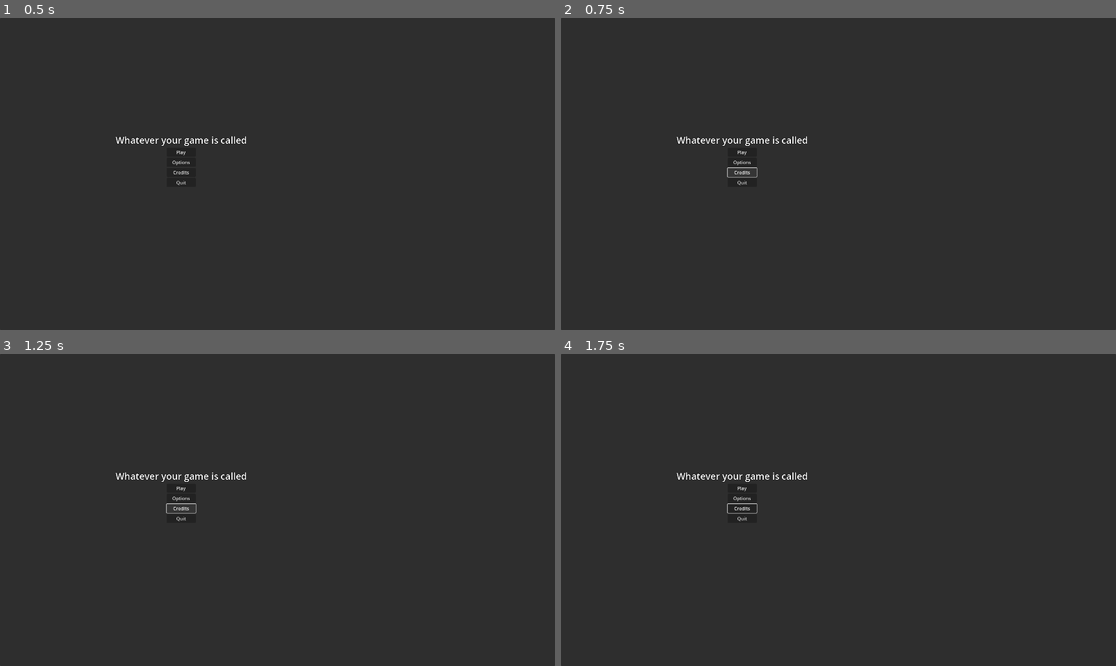
Above: before the commit, frames 1-4 (two rows, left to right).
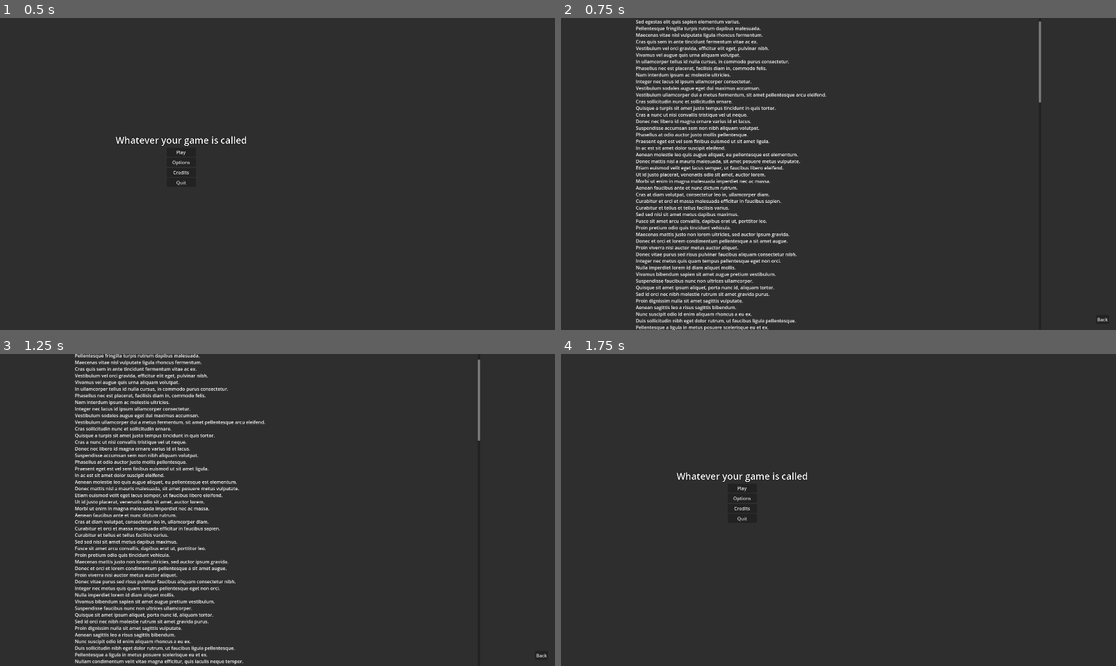
Above: after the commit, the same moments.

Repository: Nazsgull/FPS_Godot
Game: Godot game, scene res://scenes/UI/main_menu.tscn
Two runs of this game, one before a commit and one after it. Both use one fixed random seed, a clock stepped at 60 frames per second and the inputs below. A sky picture missing from this copy of the repository is replaced by a grey-blue gradient.
Inputs (mouse positions are in pixels of both pictures, inside the frame that each line leads up to):
- Up to frame 1 (0.5 s): no input
- Up to frame 2 (0.75 s): click "Credits" at 0.5 s
- Up to frame 3 (1.25 s): no input
- Up to frame 4 (1.75 s): click (1104, 656) at 1.25 s, where only the run after the commit has a clickable "Back"

Frame 1 is identical in both runs. In frame 2, 8.0% of the frame differs, in the area x 13-99%, y 0-100%; in frame 3, 8.0%; in frame 4, less than 0.1%.

Commit message:
Añade menú de créditos
UI de créditos de texto enriquecido con autoscroll que se desactiva al usar la rueda del ratón.

Diff:
--- /dev/null
+++ b/scenes/UI/credits.gd
@@ -0,0 +1,21 @@
+extends Control
+@onready var scroll_cont = $Panel/ScrollContainer
+var is_scroll_enabled = true
+var main_menu : Panel
+
+func handle_inputs() -> void:
+	if Input.is_action_just_pressed("tool_next") or Input.is_action_just_pressed("tool_prev"):
+		is_scroll_enabled = false
+
+
+func autoscroll():
+	scroll_cont.scroll_vertical = scroll_cont.scroll_vertical+1
+
+func handle_back():
+	self.hide()
+	main_menu.show()
+
+func _process(delta):
+	handle_inputs()
+	if is_scroll_enabled:
+		autoscroll()
--- /dev/null
+++ b/scenes/UI/credits.tscn
@@ -0,0 +1,242 @@
+[gd_scene load_steps=2 format=3 uid="uid://cyb6vrmfk70r7"]
+
+[ext_resource type="Script" path="res://scenes/UI/credits.gd" id="1_3v1m8"]
+
+[node name="Credits" type="Control"]
+layout_mode = 3
+anchors_preset = 15
+anchor_right = 1.0
+anchor_bottom = 1.0
+grow_horizontal = 2
+grow_vertical = 2
+script = ExtResource("1_3v1m8")
+
+[node name="Panel" type="Panel" parent="."]
+layout_mode = 1
+anchors_preset = 15
+anchor_right = 1.0
+anchor_bottom = 1.0
+grow_horizontal = 2
+grow_vertical = 2
+
+[node name="ScrollContainer" type="ScrollContainer" parent="Panel"]
+layout_mode = 1
+anchors_preset = 13
+anchor_left = 0.5
+anchor_right = 0.5
+anchor_bottom = 1.0
+offset_left = -701.0
+offset_right = 701.0
+grow_horizontal = 2
+grow_vertical = 2
+
+[node name="VBoxContainer" type="VBoxContainer" parent="Panel/ScrollContainer"]
+layout_mode = 2
+
+[node name="RichTextLabel" type="RichTextLabel" parent="Panel/ScrollContainer/VBoxContainer"]
+layout_mode = 2
+text = "Lorem ipsum dolor sit amet, consectetur adipiscing elit.
+Aliquam maximus sapien a erat finibus porttitor.
+Sed egestas elit quis sapien elementum varius.
+Pellentesque fringilla turpis rutrum dapibus malesuada.
+Maecenas vitae nisl vulputate ligula rhoncus fermentum.
+Cras quis sem in ante tincidunt fermentum vitae ac ex.
+Vestibulum vel orci gravida, efficitur elit eget, pulvinar nibh.
+Vivamus vel augue quis urna aliquam volutpat.
+In ullamcorper tellus id nulla cursus, in commodo purus consectetur.
+Phasellus nec est placerat, facilisis diam in, commodo felis.
+Nam interdum ipsum ac molestie ultricies.
+Integer nec lacus id ipsum ullamcorper consectetur.
+Vestibulum sodales augue eget dui maximus accumsan.
+Vestibulum ullamcorper dui a metus fermentum, sit amet pellentesque arcu eleifend.
+Cras sollicitudin nunc et sollicitudin ornare.
+Quisque a turpis sit amet justo tempus tincidunt in quis tortor.
+Cras a nunc ut nisi convallis tristique vel ut neque.
+Donec nec libero id magna ornare varius id et lacus.
+Suspendisse accumsan sem non nibh aliquam volutpat.
+Phasellus at odio auctor justo mollis pellentesque.
+Praesent eget est vel sem finibus euismod ut sit amet ligula.
+In ac est sit amet dolor suscipit eleifend.
+Aenean molestie leo quis augue aliquet, eu pellentesque est elementum.
+Donec mattis nisl a mauris malesuada, sit amet posuere metus vulputate.
+Etiam euismod velit eget lacus semper, ut faucibus libero eleifend.
+Ut id justo placerat, venenatis odio sit amet, auctor lorem.
+Morbi ut enim in magna malesuada imperdiet nec ac massa.
+Aenean faucibus ante et nunc dictum rutrum.
+Cras at diam volutpat, consectetur leo in, ullamcorper diam.
+Curabitur et orci et massa malesuada efficitur in faucibus sapien.
+Curabitur et tellus et tellus facilisis varius.
+Sed sed nisi sit amet metus dapibus maximus.
+Fusce sit amet arcu convallis, dapibus erat ut, porttitor leo.
+Proin pretium odio quis tincidunt vehicula.
+Maecenas mattis justo non lorem ultricies, sed auctor ipsum gravida.
+Donec et orci et lorem condimentum pellentesque a sit amet augue.
+Proin viverra nisi auctor metus auctor aliquet.
+Donec vitae purus sed risus pulvinar faucibus aliquam consectetur nibh.
+Integer nec metus quis quam tempus pellentesque eget non orci.
+Nulla imperdiet lorem id diam aliquet mollis.
+Vivamus bibendum sapien sit amet augue pretium vestibulum.
+Suspendisse faucibus nunc non ultrices ullamcorper.
+Quisque sit amet ipsum aliquet, porta nunc id, aliquam tortor.
+Sed id orci nec nibh molestie rutrum sit amet gravida purus.
+Proin dignissim nulla sit amet sagittis vulputate.
+Aenean sagittis leo a risus sagittis bibendum.
+Nunc suscipit odio id enim aliquam rhoncus a eu ex.
+Duis sollicitudin nibh eget dolor rutrum, ut faucibus ligula pellentesque.
+Pellentesque a ligula in metus posuere scelerisque eu et ex.
+Nullam condimentum velit vitae magna efficitur, quis iaculis neque tempor.
+Suspendisse lobortis sapien eget posuere dignissim.
+Nulla a quam et velit hendrerit euismod vitae a ex.
+Ut quis augue a nulla finibus mattis.
+Vestibulum nec augue nec arcu porttitor tincidunt vitae non urna.
+Etiam ornare libero quis faucibus euismod.
+Vestibulum pharetra erat in odio mollis porta.
+Suspendisse et justo sed mauris tempus aliquet.
+In faucibus magna et accumsan malesuada.
+Duis ac velit commodo, accumsan dui quis, porttitor neque.
+Quisque ut tellus a urna accumsan scelerisque malesuada eget neque.
+Duis sed nibh euismod, sollicitudin sapien sit amet, sodales risus.
+Vestibulum dignissim odio vel nulla consequat, eu placerat tellus commodo.
+Nunc dictum erat vitae diam varius, at euismod tortor dictum.
+Nulla feugiat eros ac velit rhoncus pharetra.
+Pellentesque sed massa laoreet, scelerisque neque sit amet, dictum ligula.
+Aenean quis tortor aliquet, bibendum mauris ac, rutrum erat.
+Aenean fermentum eros vel iaculis luctus.
+Curabitur consequat metus vitae nibh convallis bibendum.
+Maecenas congue quam sed nisi mattis laoreet.
+Vestibulum eget massa at diam porttitor mollis.
+Aenean ullamcorper orci ac consectetur scelerisque.
+Sed tristique nisl ut justo semper tempor.
+Sed laoreet est et velit posuere placerat.
+Donec tincidunt dolor sit amet odio varius feugiat.
+Nulla non massa suscipit, tincidunt diam nec, eleifend orci.
+Cras efficitur lectus eget bibendum tempus.
+Fusce eu dui ut magna aliquet volutpat eu vel velit.
+Cras vitae erat ut ex dignissim hendrerit.
+Donec a leo maximus, finibus sem nec, placerat risus.
+Sed tempor enim et pulvinar congue.
+Etiam efficitur libero in elit porta, vitae vehicula felis lacinia.
+Donec ut neque vel diam malesuada pulvinar sit amet nec eros.
+Quisque elementum magna nec sollicitudin laoreet.
+Proin dignissim enim ac neque iaculis, nec porta tellus varius.
+Morbi eu urna at nibh fringilla ultrices vel sit amet lacus.
+Proin venenatis arcu ac hendrerit ullamcorper.
+Sed commodo metus eu lacus luctus, et finibus massa dignissim.
+Suspendisse placerat sapien id lectus tincidunt vestibulum.
+Nullam finibus mi eget eros dictum tempor.
+Ut interdum ex in arcu malesuada placerat.
+Proin eget sapien nec metus sagittis faucibus quis quis enim.
+Morbi sit amet turpis et massa mollis auctor sit amet et lorem.
+Duis quis nisi vel ipsum varius posuere.
+Cras nec elit quis tellus hendrerit ultricies.
+Vestibulum ornare risus vel pharetra laoreet.
+Donec quis nunc tristique, volutpat urna id, ullamcorper lectus.
+Cras laoreet eros a lacus iaculis, non molestie est facilisis.
+Fusce nec quam mattis mi mollis malesuada sit amet at ipsum.
+Fusce consequat libero a quam varius, ac imperdiet purus elementum.
+Maecenas finibus ante at nisi eleifend scelerisque.
+Praesent dapibus libero eget sapien suscipit, eu tincidunt metus tincidunt.
+Morbi ut erat dignissim, euismod sapien ut, auctor magna.
+Pellentesque id tortor et dolor elementum imperdiet.
+GAME NAME
+Sed a magna sit amet massa finibus ultricies.
+Duis tempor justo vitae lectus mattis, ac mollis purus placerat.
+Suspendisse mattis nunc eget tortor laoreet, vitae fringilla justo blandit.
+Cras vitae arcu vel dui congue condimentum id a odio.
+Suspendisse vitae mi faucibus dolor ultrices hendrerit.
+Curabitur vitae tellus faucibus, pretium dolor at, congue orci.
+Sed congue arcu vel turpis tincidunt, sed scelerisque tellus tristique.
+Vivamus ornare orci eget urna auctor interdum.
+Vestibulum aliquet mauris eu urna tincidunt convallis.
+Pellentesque blandit erat non tempus bibendum.
+Nunc vel nisi non sapien bibendum euismod.
+Donec a nibh at neque scelerisque venenatis sit amet eget ligula.
+Aliquam in augue vel tellus pharetra ultricies.
+Maecenas vitae justo hendrerit, mollis ipsum quis, mollis urna.
+Proin a urna sed dui tristique auctor nec non quam.
+Nulla eleifend elit non augue dignissim, bibendum lacinia arcu cursus.
+Aenean id massa sed sem dapibus congue.
+Nulla molestie ligula eu felis auctor accumsan.
+Integer feugiat eros at ipsum eleifend sollicitudin a non eros.
+Ut euismod massa sed erat interdum, ut pharetra nisi tincidunt.
+Sed condimentum lectus eu ante tristique scelerisque.
+Cras in sem ac est fringilla tempor.
+In eu nulla porttitor, ullamcorper dolor vitae, malesuada purus.
+Quisque id sapien semper, cursus erat et, efficitur tellus.
+Vivamus vel mi in mauris molestie porta.
+Cras rhoncus diam sed mauris iaculis, vitae euismod diam convallis.
+Duis sollicitudin urna nec est suscipit suscipit.
+Maecenas sit amet elit pulvinar, ultrices nisi ac, vulputate quam.
+Fusce malesuada enim eget lobortis ultrices.
+Donec tempor mi fermentum finibus finibus.
+Sed facilisis risus nec tempor posuere.
+In vitae velit tempor, ultrices massa eget, posuere lectus.
+Duis eu augue nec risus feugiat pretium at eu ante.
+Sed auctor nibh vel risus dapibus efficitur.
+Suspendisse non ipsum vitae turpis vestibulum congue.
+Integer vitae massa molestie, feugiat libero mollis, tempus nisi.
+Suspendisse in nisi sed eros egestas elementum.
+Integer sagittis velit ut ex blandit, vitae tempus ante interdum.
+Aliquam commodo velit iaculis placerat mollis.
+Sed vel magna nec leo laoreet commodo sit amet quis orci.
+Curabitur interdum nisl nec ex bibendum pharetra.
+Proin nec nulla rhoncus, porttitor odio at, tempus massa.
+Sed vulputate dui elementum ante lobortis lacinia.
+Nam at tellus vel eros scelerisque molestie.
+Cras bibendum nisl at elit interdum, et condimentum nisi porttitor.
+Ut commodo ante eu ligula ultrices eleifend.
+Duis volutpat metus eget ante interdum aliquet.
+Nullam ac elit in lorem pellentesque volutpat sed ut libero.
+Morbi fringilla risus nec pharetra tempor.
+Curabitur suscipit erat et est sollicitudin, id placerat ex ultricies.
+Donec accumsan arcu sit amet neque vehicula sagittis.
+Cras quis felis porttitor, volutpat augue in, vehicula nibh.
+Nunc volutpat enim a nunc imperdiet, nec convallis sapien congue.
+Donec vel velit id lacus ullamcorper ornare.
+Nulla tempor justo vitae fringilla scelerisque.
+Mauris faucibus lectus placerat ipsum fringilla, eu sollicitudin ligula laoreet.
+Etiam vulputate tellus at lorem pulvinar venenatis id a quam.
+Etiam vitae tortor eu ipsum cursus volutpat.
+Pellentesque vestibulum dui aliquet tortor euismod aliquam.
+Nullam ut turpis sed purus venenatis elementum nec quis turpis.
+Donec at neque vitae risus dapibus tincidunt eget in urna.
+In id erat a sapien tristique tristique.
+Fusce bibendum dui eu lacinia fermentum.
+Phasellus vitae enim vestibulum, fringilla lorem at, commodo velit.
+Maecenas ac nisi non leo blandit venenatis sed sed nunc.
+Morbi venenatis purus in tincidunt euismod.
+Cras gravida mauris ac erat iaculis, ut auctor lorem posuere.
+Pellentesque nec nibh efficitur, lacinia felis a, rutrum ipsum.
+Praesent blandit eros eget erat consectetur, id consectetur purus aliquam.
+Nulla vitae odio et ligula mattis hendrerit non sed tortor.
+Mauris molestie lectus sed arcu placerat, ac vestibulum neque viverra.
+Sed congue elit et tortor lacinia, et pellentesque quam tincidunt.
+Mauris tincidunt nisl condimentum ipsum condimentum lacinia.
+Proin ut neque vel enim dictum consequat non eget risus.
+Pellentesque bibendum ipsum ac tortor molestie pellentesque.
+Etiam lacinia diam sit amet augue ornare, nec fringilla libero vestibulum.
+Sed nec massa non sapien lobortis mollis in quis sapien.
+Proin consectetur nulla ac lacus accumsan porttitor.
+Phasellus congue lorem non porttitor pellentesque.
+Aenean imperdiet leo eget enim semper, sed gravida massa porta."
+fit_content = true
+autowrap_mode = 0
+shortcut_keys_enabled = false
+
+[node name="BT_Back" type="Button" parent="."]
+layout_mode = 1
+anchors_preset = -1
+anchor_left = 0.964313
+anchor_top = 0.951926
+anchor_right = 0.9875
+anchor_bottom = 0.980556
+offset_left = -0.480103
+offset_top = -0.0800171
+grow_horizontal = 0
+grow_vertical = 0
+size_flags_horizontal = 8
+size_flags_vertical = 4
+text = "Back"
+metadata/_edit_use_anchors_ = true
+
+[connection signal="pressed" from="BT_Back" to="." method="handle_back"]
--- a/scenes/UI/main_menu.tscn
+++ b/scenes/UI/main_menu.tscn
@@ -1,6 +1,7 @@
-[gd_scene load_steps=4 format=3 uid="uid://b214xbcbjfo60"]
+[gd_scene load_steps=5 format=3 uid="uid://b214xbcbjfo60"]
 
 [ext_resource type="Script" path="res://scripts/main_menu.gd" id="1_3e030"]
+[ext_resource type="PackedScene" uid="uid://cyb6vrmfk70r7" path="res://scenes/UI/credits.tscn" id="2_d1l4i"]
 
 [sub_resource type="StyleBoxEmpty" id="StyleBoxEmpty_y7a8y"]
 content_margin_left = 400.0
@@ -73,6 +74,10 @@
 size_flags_horizontal = 4
 text = "Quit"
 
+[node name="Credits" parent="." instance=ExtResource("2_d1l4i")]
+visible = false
+layout_mode = 1
+
 [connection signal="pressed" from="Panel/PanelContainer/VBoxContainer/BT_Play" to="." method="_on_bt_play_pressed"]
 [connection signal="pressed" from="Panel/PanelContainer/VBoxContainer/BT_Options" to="." method="_on_bt_options_pressed"]
 [connection signal="pressed" from="Panel/PanelContainer/VBoxContainer/BT_Credits" to="." method="_on_bt_credits_pressed"]
--- a/scripts/main_menu.gd
+++ b/scripts/main_menu.gd
@@ -1,6 +1,9 @@
 extends Control
 
 var game_start = "res://scenes/maps/test_area.tscn"
+@onready var panel = $Panel
+
+@onready var credits = $Credits
 
 func _init():
 	Engine.time_scale = 1
@@ -15,8 +18,9 @@
 
 #Triggered when "BT_Credits" is pressed
 func _on_bt_credits_pressed():
-	pass # Replace with function body.
-
+	panel.hide()
+	credits.show()
+	credits.main_menu = panel
 #Triggered when "BT_Quit" is pressed
 func _on_bt_quit_pressed():
 	get_tree().quit()
